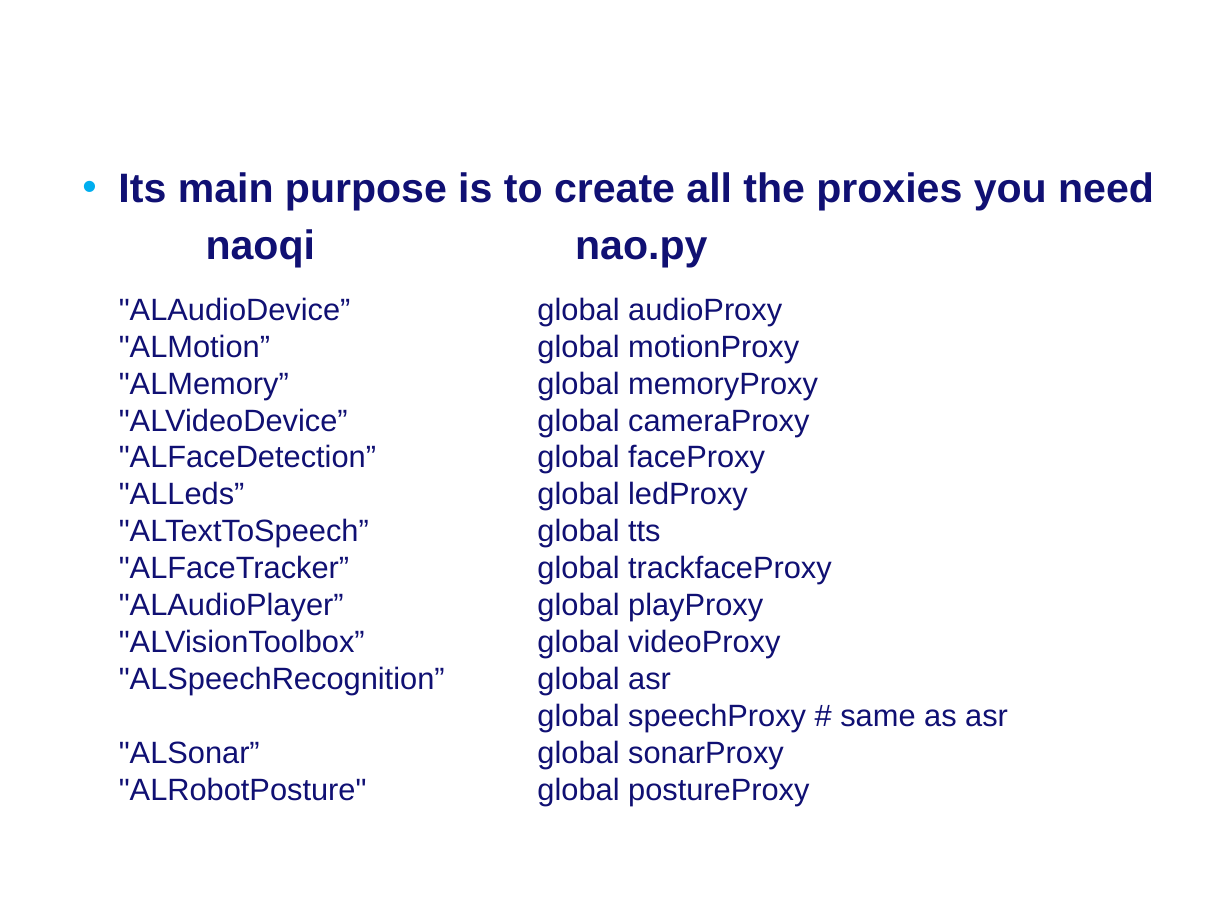
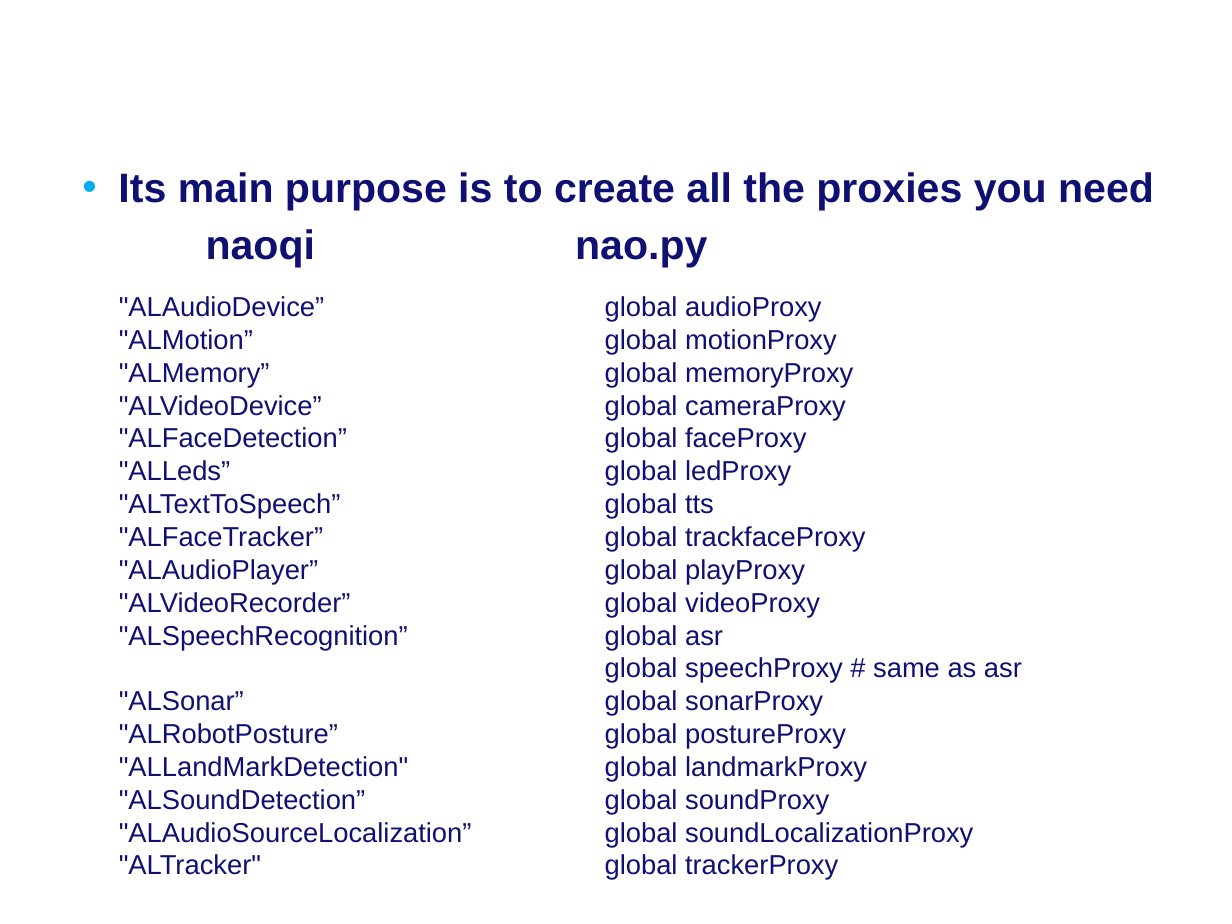
Before and after one commit to Rctue/nao-lib, a slide deck: slide 1 of Manual nao-lib.pptx. Drawn at 1232x924 pixels with LibreOffice and Linux fonts; fonts in the diff are those of the drawing; background and template pictures are left out. Boxes give left, top, right and bottom in pixels: in the first picture for what was removed or moved away, otherwise in the second. Text is boxed around its words. In the diff, an @@ line names an element or a change of style, - is before the commit and + after.

```diff
--- a/Manual nao-lib.pptx
+++ b/Manual nao-lib.pptx
@@ text at bbox=[119, 296, 408, 711]: size 18 to 16 pt in ""ALAudioDevice”", ""ALMotion”", ""ALMemory”", ""ALVideoDevice”" and 7 more places @@
@@ text "global audioProxy": place and size @@
-text "global audioProxy" at bbox=[537, 297, 1008, 806]
+text "global audioProxy" at bbox=[605, 296, 1022, 880]
@@ text at bbox=[605, 296, 1022, 749]: size 18 to 16 pt in "global audioProxy", "global motionProxy", "global memoryProxy", "global cameraProxy" and 10 more places @@
@@ text at bbox=[119, 592, 351, 613]: text changed; size 18 to 16 pt @@
-"ALVisionToolbox”
+"ALVideoRecorder”
@@ text at bbox=[119, 723, 472, 875]: text changed; size 18 to 16 pt @@
-"ALRobotPosture"
+"ALRobotPosture”
+"ALLandMarkDetection"
+"ALSoundDetection”
+"ALAudioSourceLocalization”
+"ALTracker"
@@ text at bbox=[605, 756, 973, 880]: paragraphs added @@
+global landmarkProxy
+global soundProxy
+global soundLocalizationProxy
+global trackerProxy
```
Also in this commit, not shown: 3 other slides changed, 3 slides added.
